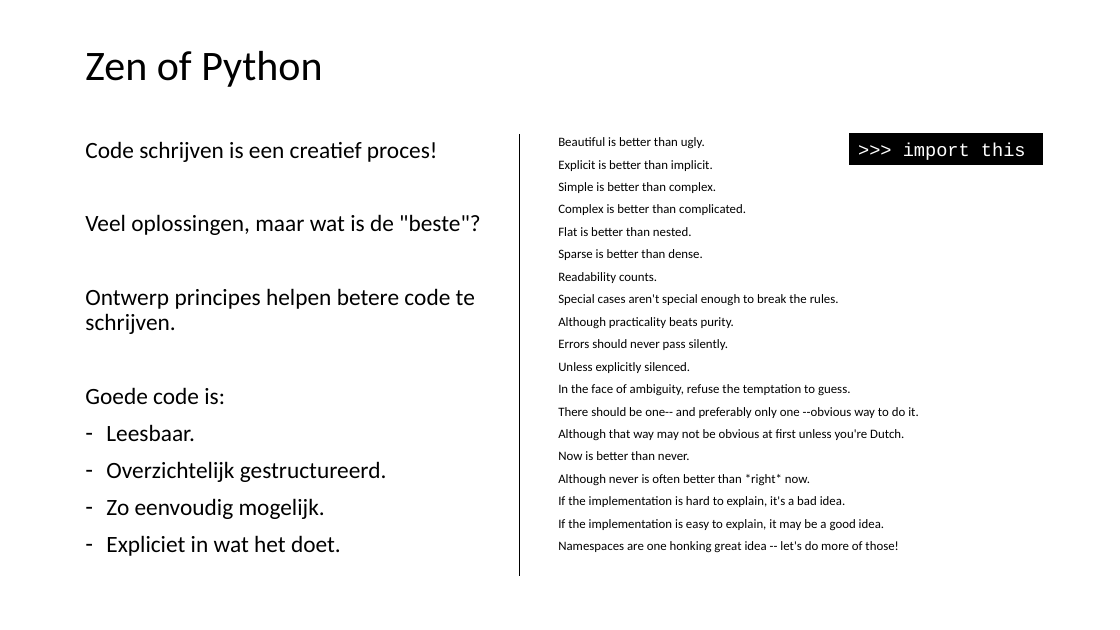
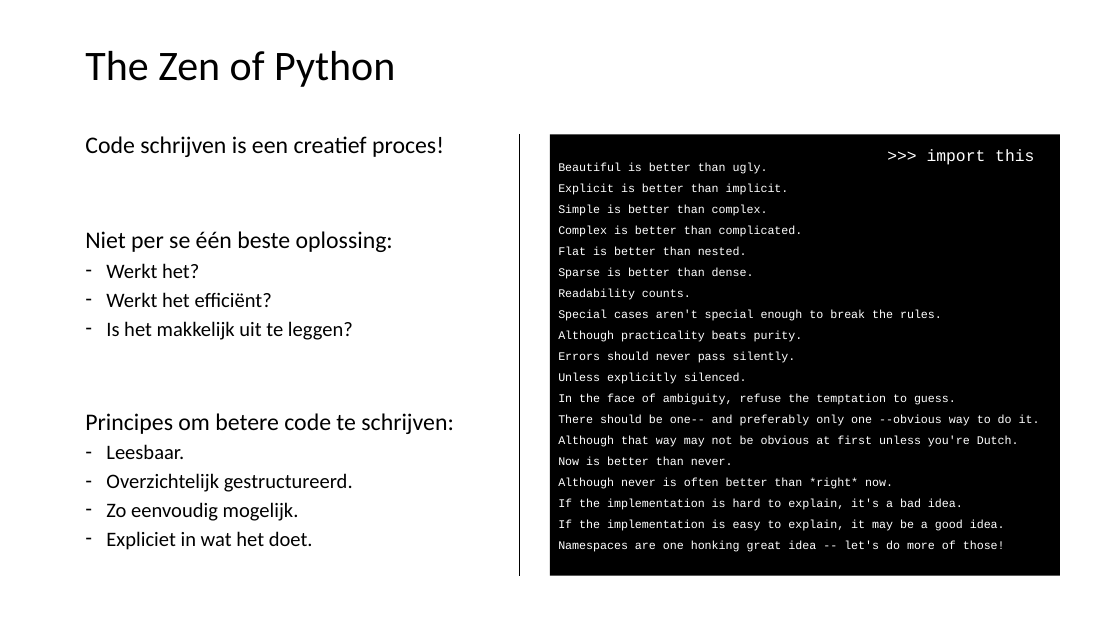
Before and after one commit to LFKoning/knowledge-sharing, a slide deck: slide 4 of python_trainees/2_production_code/python_traineeship_2.pptx. Drawn at 1120x630 pixels with LibreOffice and Linux fonts; fonts in the diff are those of the drawing. Boxes give left, top, right and bottom in pixels: in the first picture for what was removed or moved away, otherwise in the second. Text is boxed around its words. In the diff, an @@ line names an element or a change of style, - is before the commit and + after.

Commit message:
Rework python trainees part 2

```diff
--- a/python_trainees/2_production_code/python_traineeship_2.pptx
+++ b/python_trainees/2_production_code/python_traineeship_2.pptx
@@ title at (85, 51, 395, 87): text changed @@
-Zen of Python
+The Zen of Python
@@ text at (85, 136, 444, 550): size 20 to 20.4 pt in "Code schrijven is een creatief proces!"; size 20 to 17.6 pt in "Leesbaar.", "Overzichtelijk gestructureerd.", "Zo eenvoudig mogelijk.", "Expliciet in wat het doet."; line spacing 0.9 to 0.7 @@
@@ rectangle "Beautiful is better than ugly.": place and size @@
-rectangle "Beautiful is better than ugly." at (558, 137, 918, 531)
+rectangle "Beautiful is better than ugly." at (550, 134, 1060, 576)
@@ rectangle "Beautiful is better than ugly." at (550, 134, 1060, 576): size 11 to 10 pt, font Calibri to Courier New, text colour #000000 to #FFFFFF; line spacing 0.7 to 1; less space between paragraphs; fill none to #000000 @@
@@ rectangle ">>> import this": place and size @@
-rectangle ">>> import this" at (850, 134, 1044, 165)
+rectangle ">>> import this" at (880, 141, 1055, 170)
@@ rectangle ">>> import this" at (880, 141, 1055, 170): size 16 to 14 pt @@
@@ text at (85, 231, 454, 434): text changed; size 20 to 20.4 pt @@
-Veel oplossingen, maar wat is de "beste"?
-Ontwerp principes helpen betere code te schrijven.
-Goede code is:
+Niet per se één beste oplossing:
+– Werkt het?
+– Werkt het efficiënt?
+– Is het makkelijk uit te leggen?
+Principes om betere code te schrijven:
```
Also in this commit, not shown: 15 other slides changed, 3 slides added, 4 slides removed, 9 other files.
